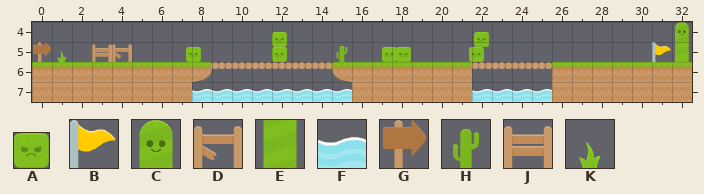
Two versions of a level (Tiled map, assets/level1.tmx). The first picture shows the starting point.
Cells are 70x70 px. Shown: x 0..32, y 4..7.
Key: from "enemies": A 0 "blockerMad", B 2 "flagYellow"; from "mytileset": C 3, D 5, E 8, F 13, G 19, H 20, J 21, K 24.
_ is an empty cell.
Objects are placed by their top-left corner, in cells (3,4 is the top-left corner of cell 3,4); size is 1x1 cell unless given.
Layers that did not change in this view are not listed.
Layer "BackgroundLayer" before, first column x 0:
4 ________________________________C
5 GK_JD__________H________________E
6 _________________________________
7 ________FFFFFFFF______FFFF_______
Objects on layer "ObjectLayer" before:
A "box" at 12,4.5 size 0.7x0.7
A "box" at 22.1,4.5 size 0.7x0.7
A "box" at 7.7,5.3 size 0.7x0.7
A "box" at 12,5.3 size 0.7x0.7
A "box" at 17.5,5.3 size 0.7x0.7
A "box" at 18.2,5.3 size 0.7x0.7
A "box" at 21.9,5.3 size 0.7x0.7
B "flag" at 31,5
The same view after the edit:
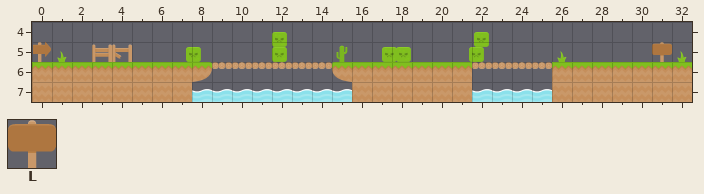
Further tiles: from "enemies": L 4 "sign".
What changed:
{"where": "layer \"BackgroundLayer\""}
{"y":4,"x":32,"old":"C","new":"_"}
{"y":5,"x":26,"old":"_","new":"K"}
{"y":5,"x":32,"old":"E","new":"K"}
{"where": "layer \"ObjectLayer\""}
{"now": "L \"checkpoint\" at 31,5"}
{"was": "B \"flag\" at 31,5"}
